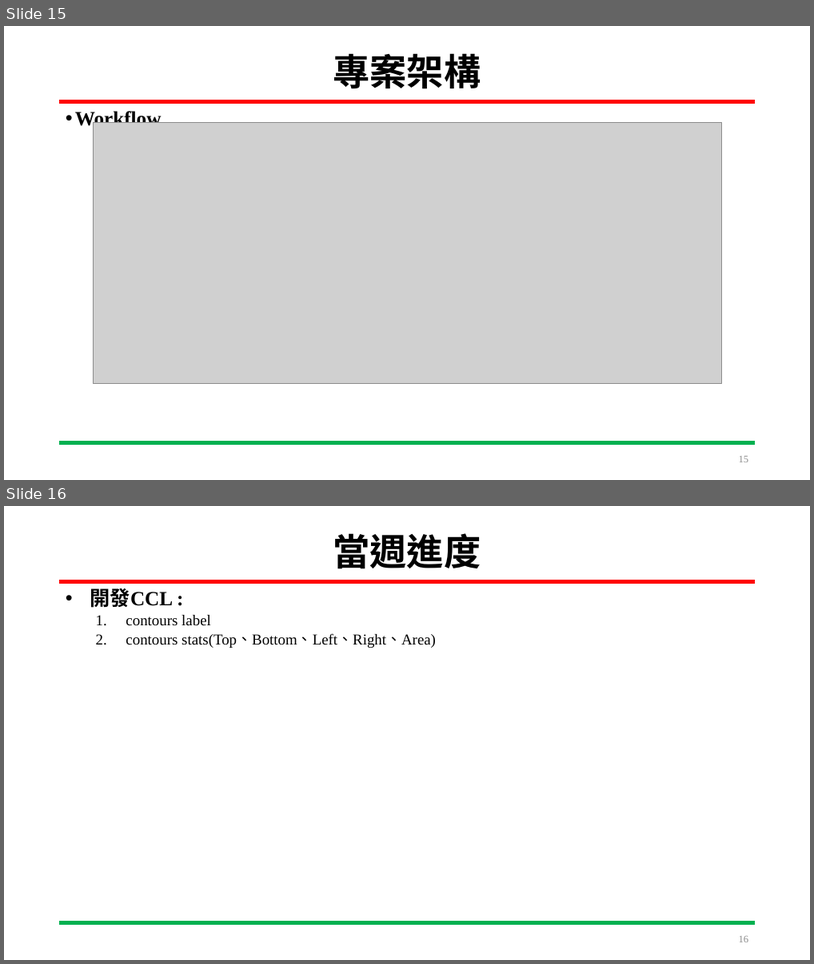
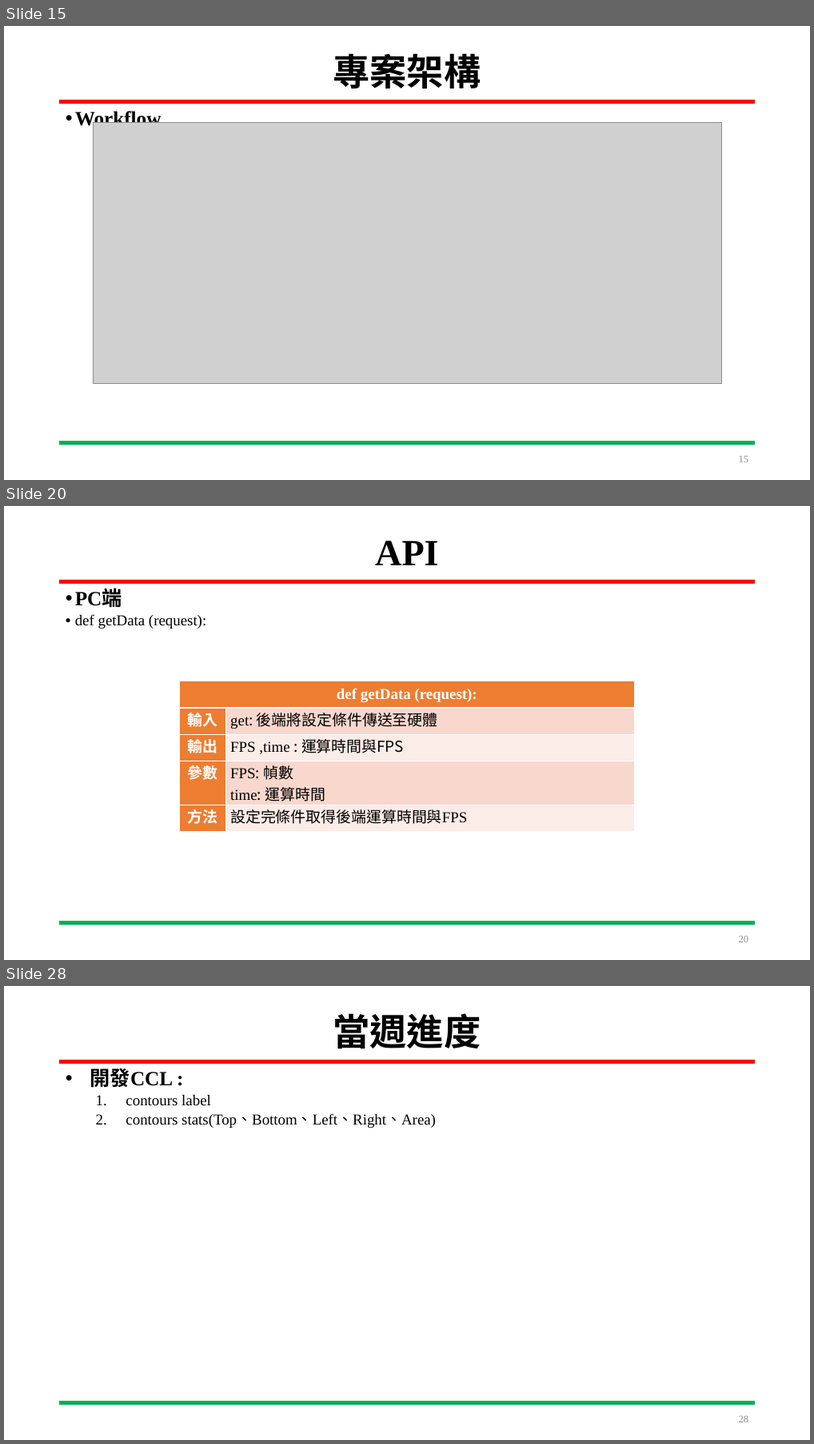
Before and after one commit to HOURFA/SoC_course, a slide deck: final_project/N03-DevelopmentLog/SoC_Final_project.pptx. Shown one above the other, each under a label of ours: slides 15 and 16 before the commit, slides 15, 20 and 28 after it; the slides between them are not shown. The pictures are 814x964 and 814x1444 pixels, drawn with LibreOffice and Linux fonts; fonts in the diff are those of the drawing; grey boxes stand for pictures. Boxes give left, top, right and bottom in pixels: in the first picture for what was removed or moved away, otherwise in the second. Text is boxed around its words. In the diff, an @@ line names an element or a change of style, - is before the commit and + after.

```diff
--- a/final_project/N03-DevelopmentLog/SoC_Final_project.pptx
+++ b/final_project/N03-DevelopmentLog/SoC_Final_project.pptx
@@ slide 20 added at <box>4,506,810,960</box>, background #FFFFFF; not listed: 2 template elements that a slide beside it also shows @@
@@ title added at <box>375,540,439,565</box>, 44 pt, text #000000, bold @@
+API
@@ text added at <box>75,589,206,628</box>, 18 pt, text #000000 @@
+• PC端
+• def getData (request):
@@ table added at <box>179,681,635,827</box>, 5 rows, 2 columns @@
+def getData (request): | 
+輸入 | get: 後端將設定條件傳送至硬體
+輸出 | FPS ,time : 運算時間與FPS
+參數 | FPS: 幀數 / time: 運算時間
+方法 | 設定完條件取得後端運算時間與FPS
@@ page number added at <box>739,936,750,942</box>, 12 pt, text #8C8C8C @@
+20
@@ what was slide 16 is now slide 28 @@
@@ page number at <box>739,1416,750,1422</box>: text changed @@
-16
+28
```
Also in this commit, not shown: 7 slides changed, 12 other slides added.
